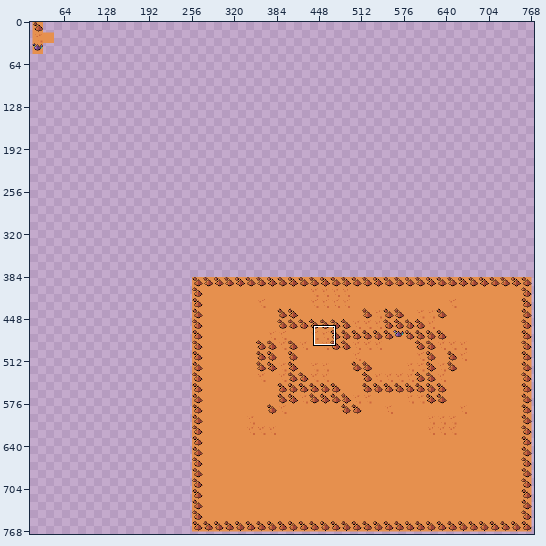
File history of a pixel-art file, graphics/overworld_level_bg.aseprite. Above, an overview of the earlier version with the close-up marked.
Close-up. Earlier state:
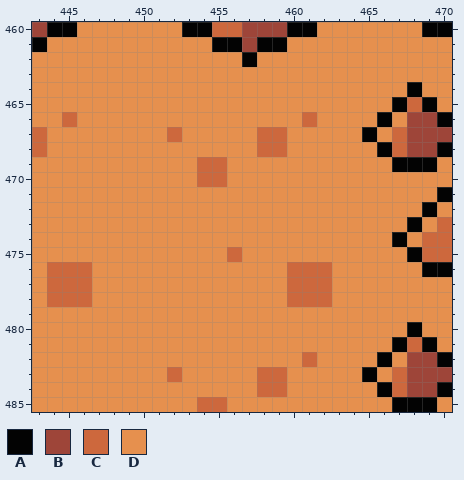
1024x1024 pixels, 1 frame. Shown: x 443..470, y 460..485. The wide view leaves out empty margins.
Visible layers, top first: "Tilemap 16x16", "Tilemap 8x8".
Palette (. is transparent): A #030303  B #9e4539  C #cd683d  D #e6904e
Pixels before, first column x 443:
460 BAADDDDDDDAACCBBBAADDDDDDDAA
461 ADDDDDDDDDDDAABAADDDDDDDDDDD
462 DDDDDDDDDDDDDDADDDDDDDDDDDDD
463 DDDDDDDDDDDDDDDDDDDDDDDDDDDD
464 DDDDDDDDDDDDDDDDDDDDDDDDDADD
465 DDDDDDDDDDDDDDDDDDDDDDDDACAD
466 DDCDDDDDDDDDDDDDDDCDDDDADBBA
467 CDDDDDDDDCDDDDDCCDDDDDADCBBB
468 CDDDDDDDDDDDDDDCCDDDDDDACBBA
469 DDDDDDDDDDDCCDDDDDDDDDDDAAAD
470 DDDDDDDDDDDCCDDDDDDDDDDDDDDD
471 DDDDDDDDDDDDDDDDDDDDDDDDDDDA
472 DDDDDDDDDDDDDDDDDDDDDDDDDDAD
473 DDDDDDDDDDDDDDDDDDDDDDDDDADC
474 DDDDDDDDDDDDDDDDDDDDDDDDADCC
475 DDDDDDDDDDDDDCDDDDDDDDDDDACC
476 DCCCDDDDDDDDDDDDDCCCDDDDDDAA
477 DCCCDDDDDDDDDDDDDCCCDDDDDDDD
478 DCCCDDDDDDDDDDDDDCCCDDDDDDDD
479 DDDDDDDDDDDDDDDDDDDDDDDDDDDD
480 DDDDDDDDDDDDDDDDDDDDDDDDDADD
481 DDDDDDDDDDDDDDDDDDDDDDDDACAD
482 DDDDDDDDDDDDDDDDDDCDDDDADBBA
483 DDDDDDDDDCDDDDDCCDDDDDADCBBB
484 DDDDDDDDDDDDDDDCCDDDDDDACBBA
485 DDDDDDDDDDDCCDDDDDDDDDDDAAAD
After the commit:
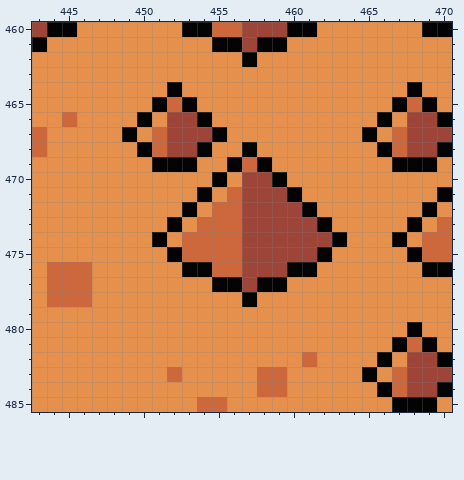
What changed:
Layer "Tilemap 16x16":
Colour C gives way to colour A in row 470 at x 455; in row 476 at x 460 to 461.
Colour D gives way to colour A in row 464 at x 452; in row 465 at x 451 and 453; in row 466 at x 450 and 454; in row 467 at x 449 and 455; in row 468 at x 450, 454 and 457; in row 469 at x 451 to 453, 456 and 458.
Colour D gives way to colour A in row 470 at x 459; in row 471 at x 454 and 460; in row 472 at x 453 and 461; in row 473 at x 452 and 462; in row 474 at x 451 and 463; in row 475 at x 452 and 462.
Colour D gives way to colour A in row 476 at x 453 to 454; in row 477 at x 455 to 456 and 458 to 459; in row 478 at x 457.
Colour C gives way to colour B in row 467 at x 452.
Colour D gives way to colour B in row 466 at x 452 to 453; in row 467 at x 453 to 454; in row 468 at x 452 to 453; in row 470 at x 457 to 458; in row 471 at x 457 to 459; in row 472 at x 457 to 460.
Colour D gives way to colour B in row 473 at x 457 to 461; in row 474 at x 457 to 462; in row 475 at x 457 to 461; in row 476 at x 457 to 459; in row 477 at x 457.
Colour D gives way to colour C in row 465 at x 452; in rows 467 to 468 at x 451; in row 469 at x 457; in row 471 at x 456; in row 472 at x 455 to 456; in row 473 at x 454 to 456.
Colour D gives way to colour C in row 474 at x 453 to 456; in row 475 at x 453 to 455; in row 476 at x 455 to 456.
Colour C gives way to colour D in row 466 at x 461; in rows 467 to 468 at x 458 to 459; in row 469 at x 454 to 455; in row 470 at x 454; in row 476 at x 462; in rows 477 to 478 at x 460 to 462.
